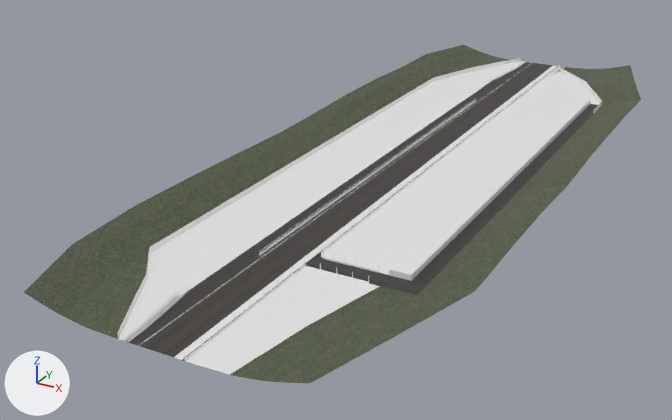
Two versions of the OBJ model DX12App/Models/GRID-R-A.obj, one commit apart.
Rendered twice from a camera (50 mm lens) standing at (1279.0, -2945.0, 1189.0) and looking at (-211.0, -235.0, -165.0). The axes (+X, +Y, +Z) are drawn at lower left. The lights are the same throughout. Where no turn or scale is listed for an object, it has been applied to the vertices.

Objects in the first picture: 'Grass', 'Road', 'Track'.
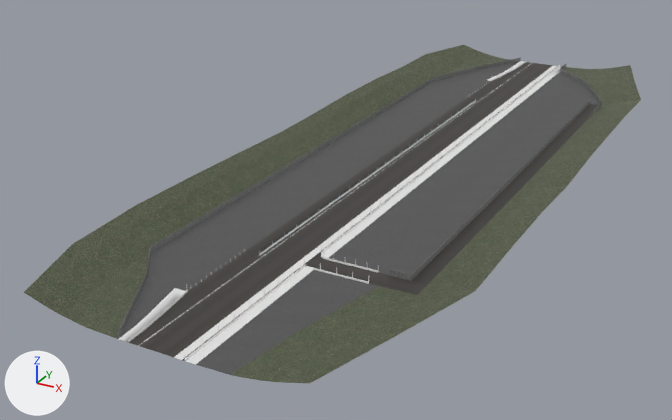
The change, as a diff of the scene's bpy script:
```diff
--- a/DX12App/Models/GRID-R-A.obj.py
+++ b/DX12App/Models/GRID-R-A.obj.py
@@ img_sidetrack_a_tga @@
+img_sidetrack_a_tga = load_image('SideTrack_A.tga', '../Resources/SideTrack_A.dds', 512, 512, 'sRGB')
@@ img_wall_01_tga @@
+img_wall_01_tga = load_image('Wall-01.tga', '../Resources/Wall-01.dds', 1024, 256, 'sRGB')
@@ mat_wall_01 @@
 mat_wall_01 = principled_material('Wall-01')
-mat_wall_01.base_color = (0.8, 0.8, 0.8)  # white #e7e7e7
+mat_wall_01.texture = img_wall_01_tga
 mat_wall_01.roughness = 0.526
@@ mat_sidetrack_a @@
 mat_sidetrack_a = principled_material('SideTrack_A')
-mat_sidetrack_a.base_color = (0.8, 0.8, 0.8)  # white #e7e7e7
+mat_sidetrack_a.texture = img_sidetrack_a_tga
 mat_sidetrack_a.roughness = 0.526
```

Boxes [x1, y1, x2, y2] around the edits, measured in the pictures (672 x 420 px):
'Track', surface changed (white to grey): [117, 58, 602, 375] in both
